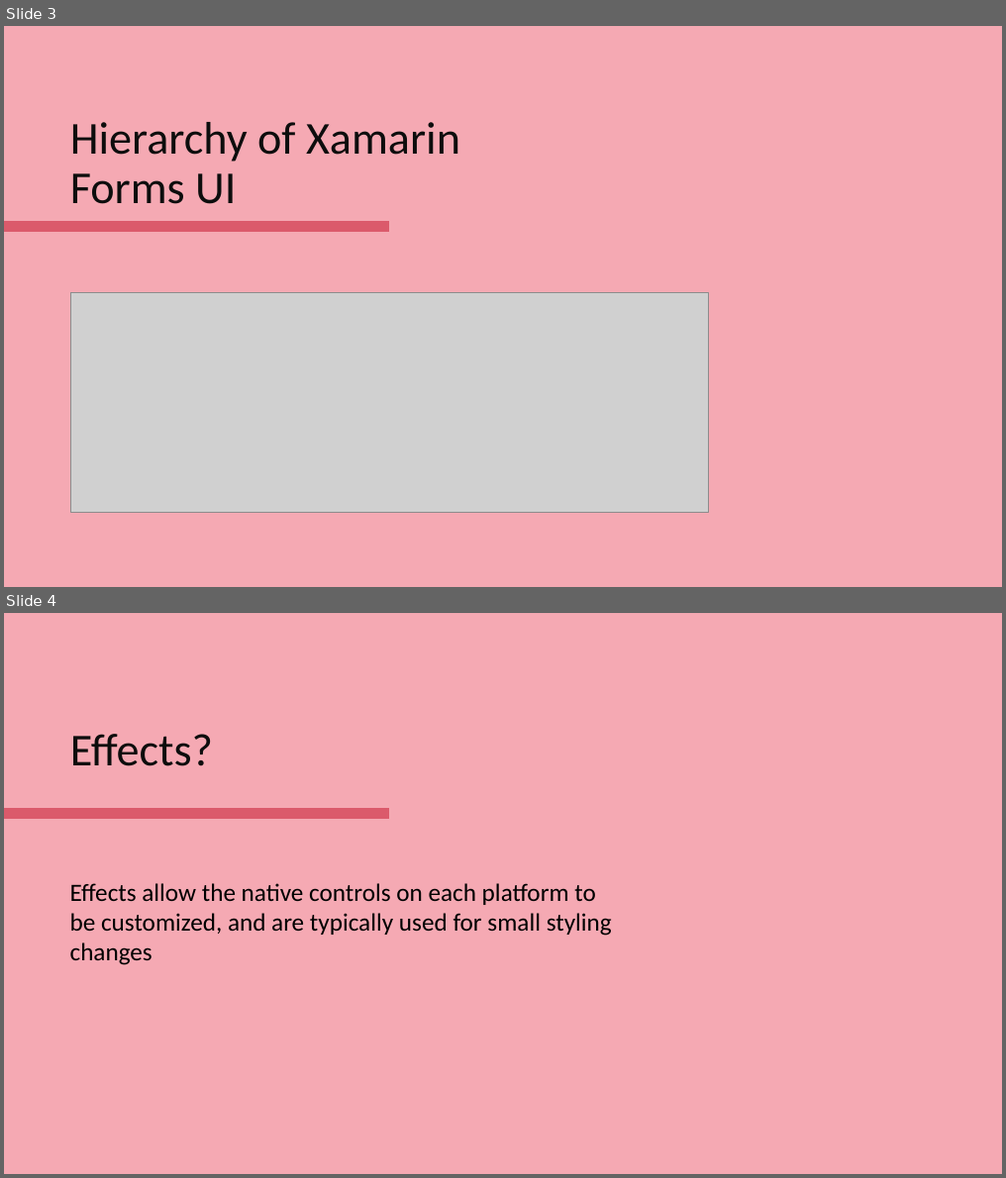
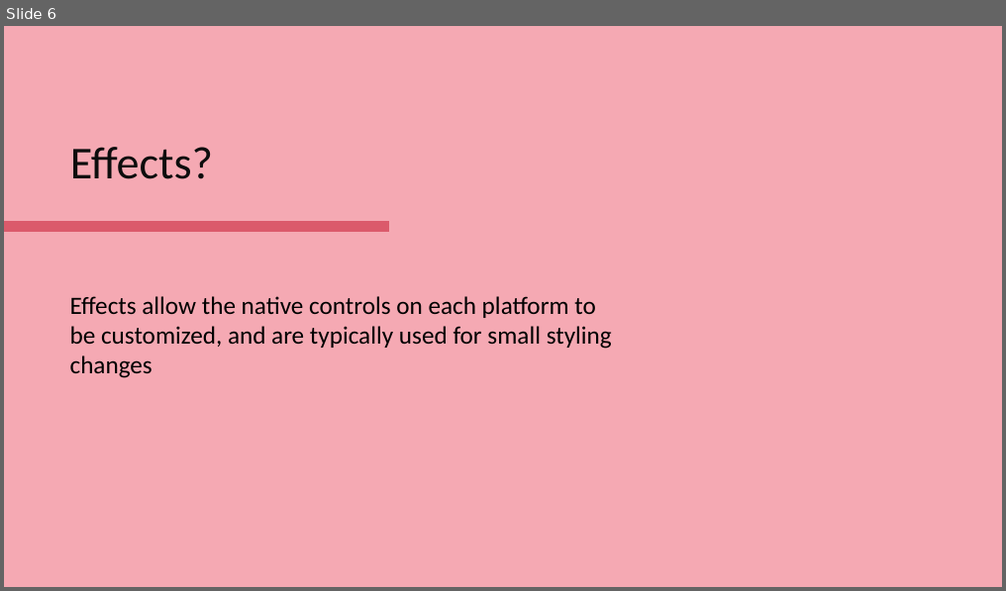
Before and after one commit to HopePH/Playground, a slide deck: PPT/WorkShop/REST Service.pptx. Shown one above the other, each under a label of ours: slides 3 and 4 before the commit, slide 6 after it. The pictures are 1006x1178 and 1006x591 pixels, drawn with LibreOffice and Linux fonts; fonts in the diff are those of the drawing; grey boxes stand for pictures. Boxes give left, top, right and bottom in pixels: in the first picture for what was removed or moved away, otherwise in the second. Text is boxed around its words. In the diff, an @@ line names an element or a change of style, - is before the commit and + after.

```diff
--- a/PPT/WorkShop/REST Service.pptx
+++ b/PPT/WorkShop/REST Service.pptx
@@ slide 3 removed at box(4, 26, 1002, 587), background #F5A9B3 @@
@@ title removed at box(70, 122, 460, 204) @@
-Hierarchy of Xamarin Forms UI
@@ line removed from (4, 227) to (389, 227) @@
@@ picture removed at box(70, 292, 709, 513) @@
@@ what was slide 4 is now slide 6 @@
```
Also in this commit, not shown: 1 slide changed, 4 slides added, 1 other slide removed.
